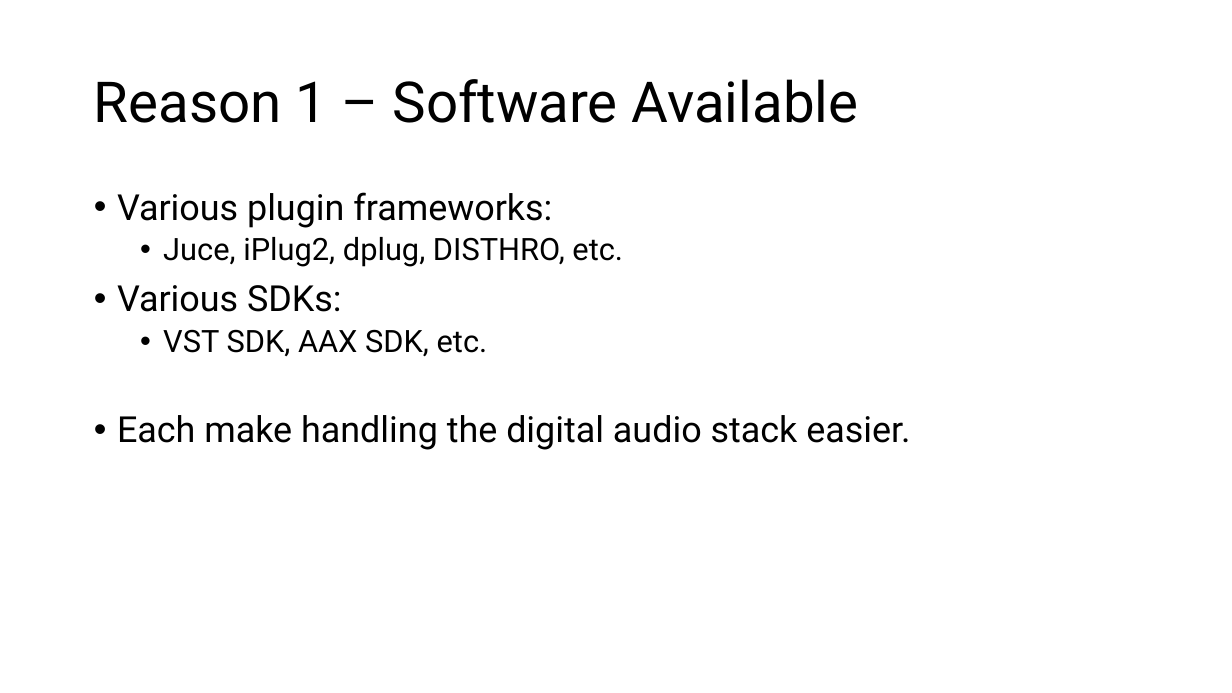
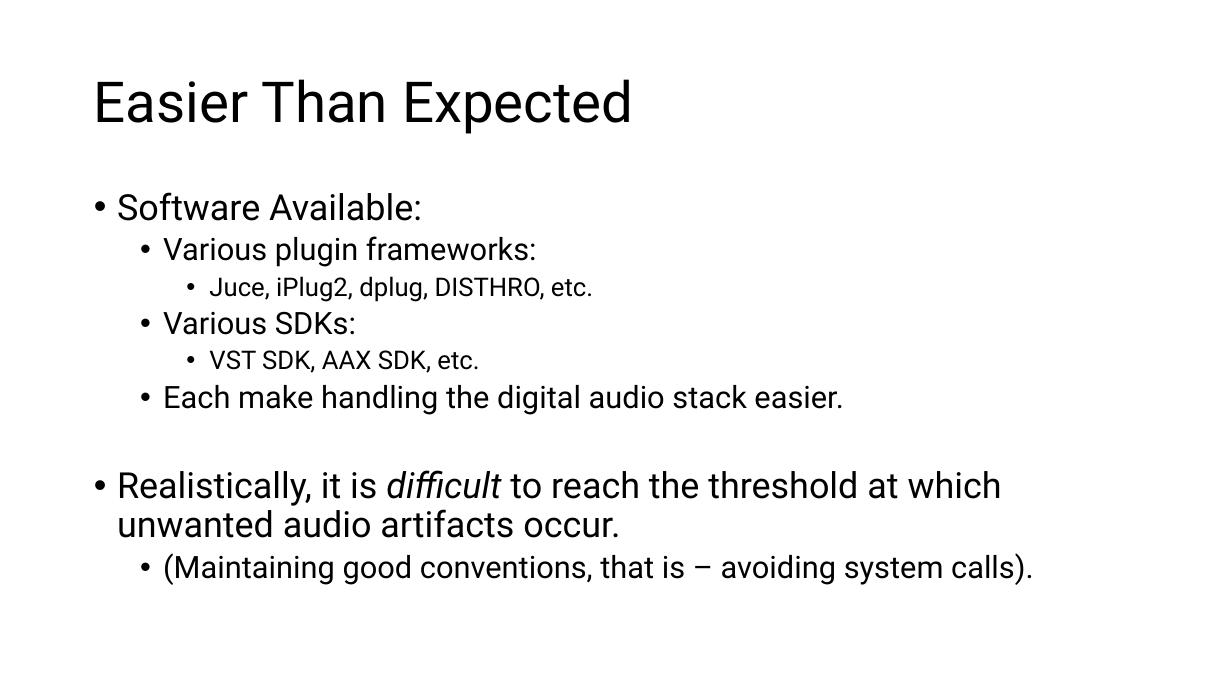
Before and after one commit to ShotgunApe/VST-Synth, a slide deck: slide 8 of docs/juniorIS-new.pptx (slide 9 before the commit). Drawn at 1232x693 pixels with LibreOffice and Linux fonts; fonts in the diff are those of the drawing. Boxes give left, top, right and bottom in pixels: in the first picture for what was removed or moved away, otherwise in the second. Text is boxed around its words. In the diff, an @@ line names an element or a change of style, - is before the commit and + after.

```diff
--- a/docs/juniorIS-new.pptx
+++ b/docs/juniorIS-new.pptx
@@ title at [94, 79, 633, 134]: text changed @@
-Reason 1 – Software Available
+Easier Than Expected
@@ text at [117, 192, 422, 221]: paragraph added @@
+• Software Available:
@@ text at [163, 236, 843, 415]: size 28 to 24 pt in "Various plugin frameworks:", "Various SDKs:", "Each make handling the digital audio stack ..."; size 24 to 20 pt in "Juce, iPlug2, dplug, DISTHRO, etc.", "VST SDK, AAX SDK, etc."; list level 1 to 2 in "Various plugin frameworks:"; list level 2 to 3 in "Juce, iPlug2, dplug, DISTHRO, etc."; list level 1 to 2 in "Various SDKs:"; list level 2 to 3 in "VST SDK, AAX SDK, etc."; list level 1 to 2 in "Each make handling the digital ..." @@
@@ text at [117, 470, 1034, 585]: paragraphs added @@
+• Realistically, it is difficult to reach the threshold at which unwanted audio artifacts occur.
+  • (Maintaining good conventions, that is – avoiding system calls).
```
Also in this commit, not shown: 7 other slides changed, 3 slides removed, 1 other file.
